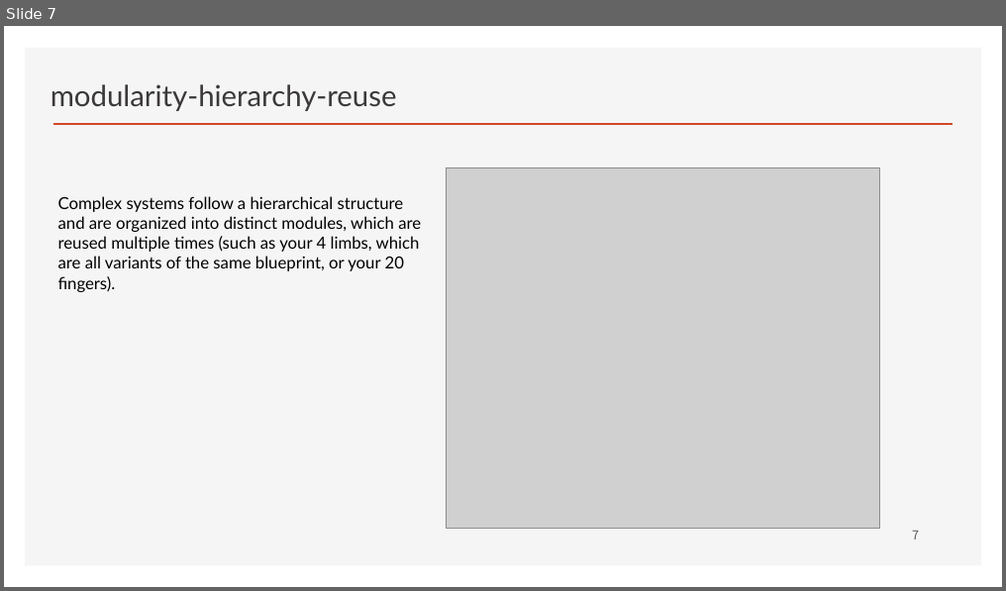
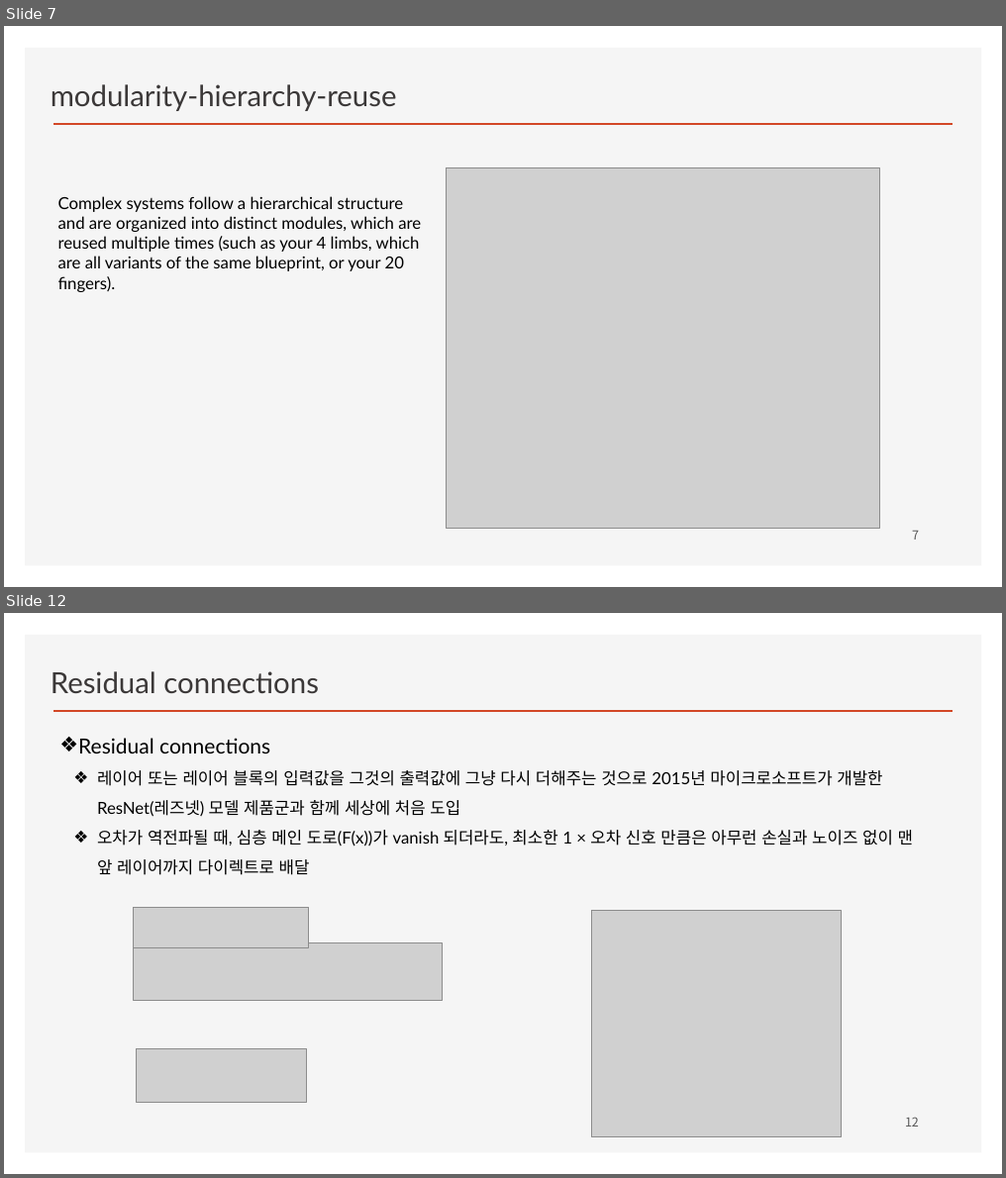
Before and after one commit to ancestor9/2026_Fall_Deep-Learning-with-Python, a slide deck: Chapter 09 ConvNet architecture patterns.pptx. Shown one above the other, each under a label of ours: slide 7 before the commit, slides 7 and 12 after it; the slides between them are not shown. The pictures are 1006x591 and 1006x1178 pixels, drawn with LibreOffice and Linux fonts; fonts in the diff are those of the drawing; grey boxes stand for pictures; background and template pictures are left out. Boxes give left, top, right and bottom in pixels: in the first picture for what was removed or moved away, otherwise in the second. Text is boxed around its words. In the diff, an @@ line names an element or a change of style, - is before the commit and + after.

```diff
--- a/Chapter 09 ConvNet architecture patterns.pptx
+++ b/Chapter 09 ConvNet architecture patterns.pptx
@@ slide 12 added at [4,613,1002,1174], background #FFFFFF; not listed: 2 template elements that a slide beside it also shows @@
@@ text added at [51,671,319,694], 28 pt, text #3B3838 @@
+Residual connections
@@ text added at [78,738,913,875], 16 pt, text #000000 @@
+❖ Residual connections
+  ❖ 레이어 또는 레이어 블록의 입력값을 그것의 출력값에 그냥 다시 더해주는 것으로 2015년 마이크로소프트가 개발한 ResNet(레즈넷) 모델 제품군과 함께 세상에 처음 도입
+  ❖ 오차가 역전파될 때, 심층 메인 도로(F(x))가 vanish 되더라도, 최소한 1 × 오차 신호 만큼은 아무런 손실과 노이즈 없이 맨 앞 레이어까지 다이렉트로 배달
@@ picture added at [134,907,309,948] @@
@@ picture added at [592,911,841,1137] @@
@@ picture added at [134,943,442,1001] @@
@@ picture added at [137,1049,307,1103] @@
@@ page number added at [905,1117,919,1127], 12 pt, text #595959 @@
+12
```
Also in this commit, not shown: 10 other slides added.
